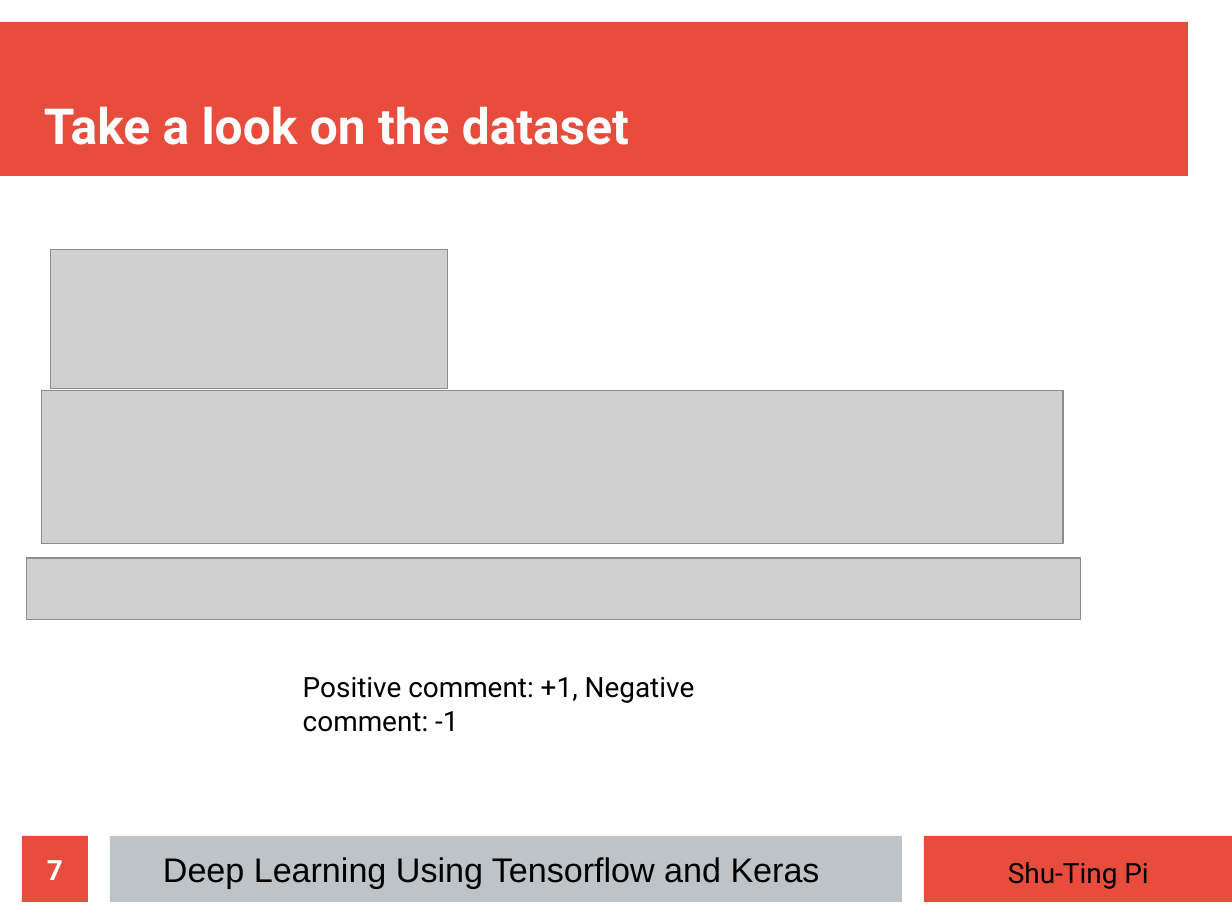
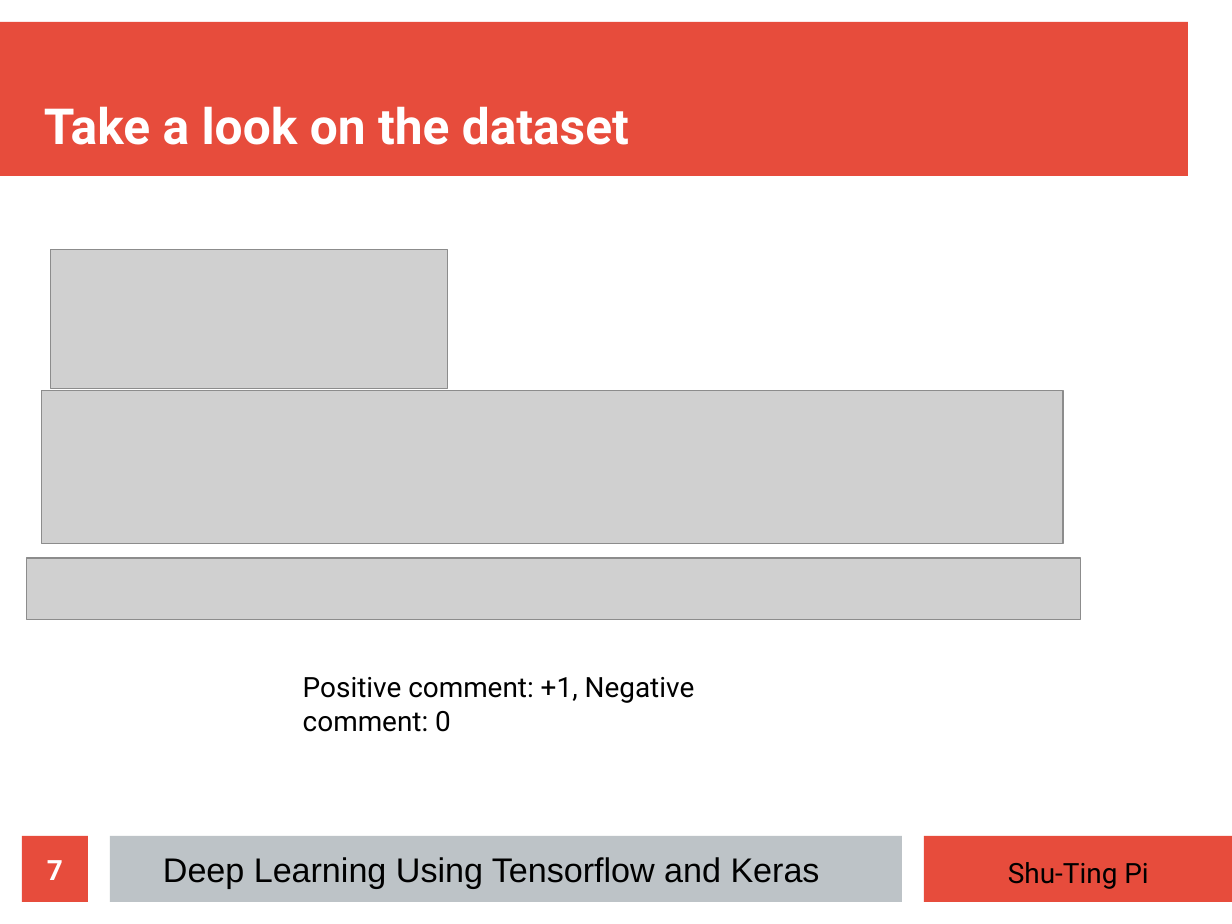
Before and after one commit to pipidog/MLclass, a slide deck: slide 7 of slide/slide08 (Natural Language Processing).odp. Drawn at 1232x924 pixels with LibreOffice and Linux fonts; fonts in the diff are those of the drawing; grey boxes stand for pictures. Boxes give left, top, right and bottom in pixels: in the first picture for what was removed or moved away, otherwise in the second. Text is boxed around its words. In the diff, an @@ line names an element or a change of style, - is before the commit and + after.

```diff
--- a/slide/slide08 (Natural Language Processing).odp
+++ b/slide/slide08 (Natural Language Processing).odp
@@ text at <box>303,677,695,732</box>: text changed @@
-Positive comment: +1, Negative comment: -1
+Positive comment: +1, Negative comment: 0
```
Also in this commit, not shown: 3 other slides changed, 11 other files.
